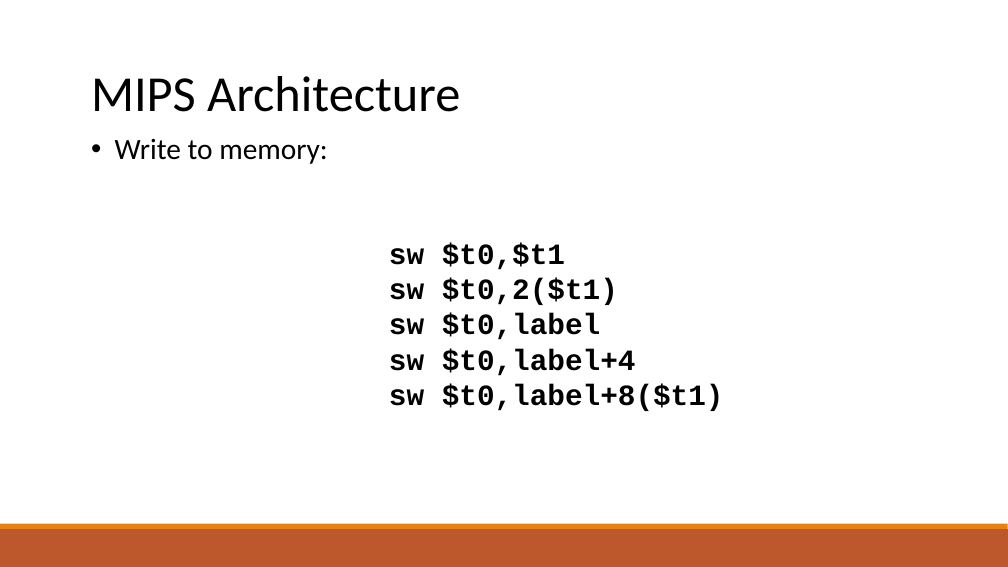
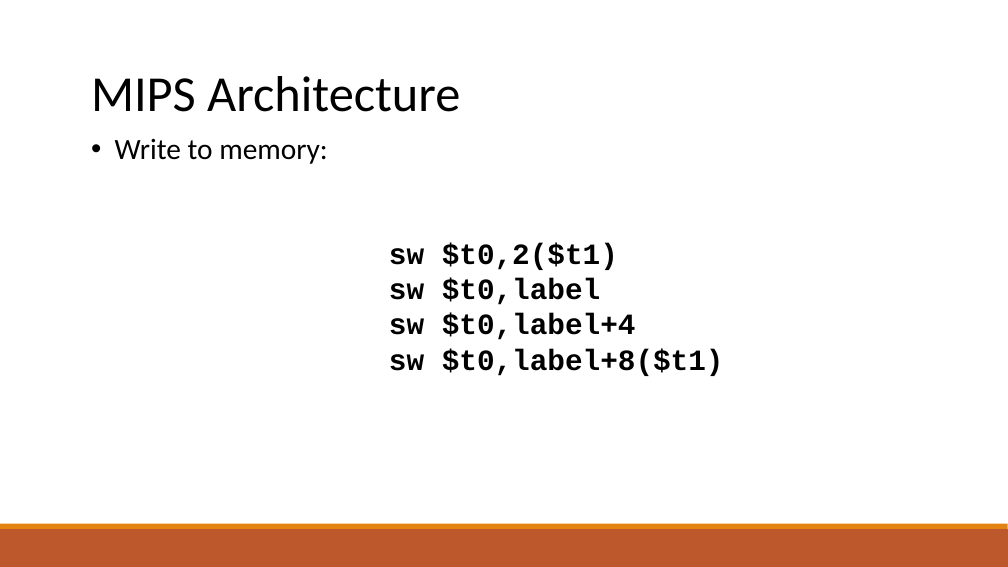
Before and after one commit to raghadzeidan/COMPILATION_TAU_FOR_STUDENTS, a slide deck: slide 5 of new_slides/codegen.pptx. Drawn at 1008x567 pixels with LibreOffice and Linux fonts; fonts in the diff are those of the drawing. Boxes give left, top, right and bottom in pixels: in the first picture for what was removed or moved away, otherwise in the second. Text is boxed around its words. In the diff, an @@ line names an element or a change of style, - is before the commit and + after.

```diff
--- a/new_slides/codegen.pptx
+++ b/new_slides/codegen.pptx
@@ text at bbox=[389, 243, 565, 270]: paragraph removed @@
-sw $t0,$t1
```
Also in this commit, not shown: 8 other slides changed, 3 slides added, 1 slide removed, 3 other files.
